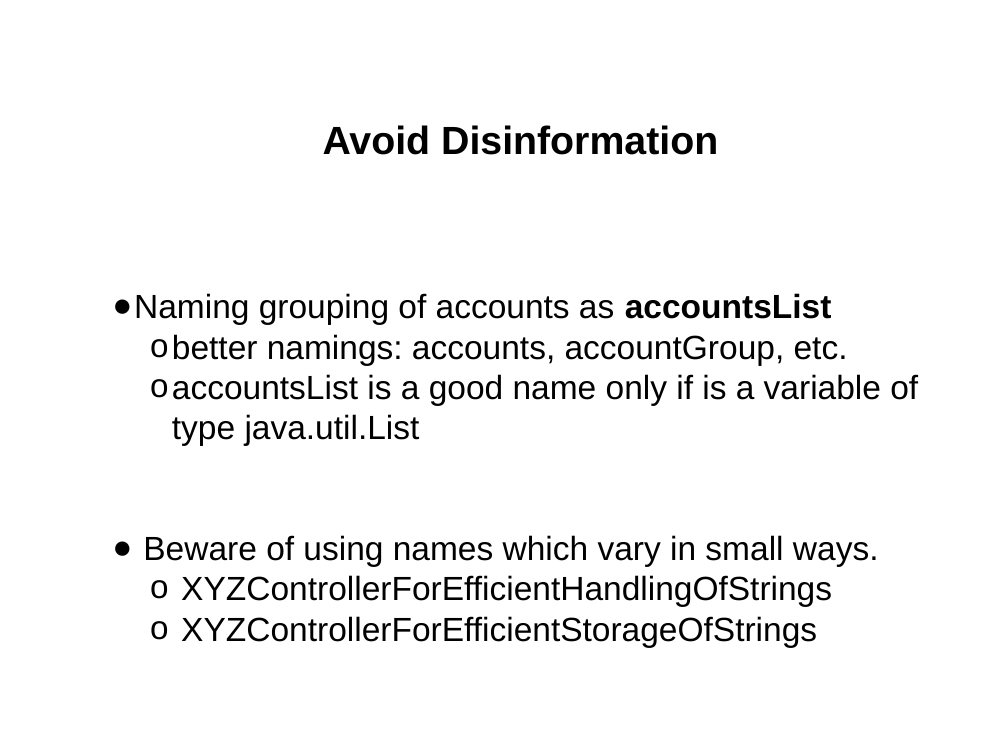
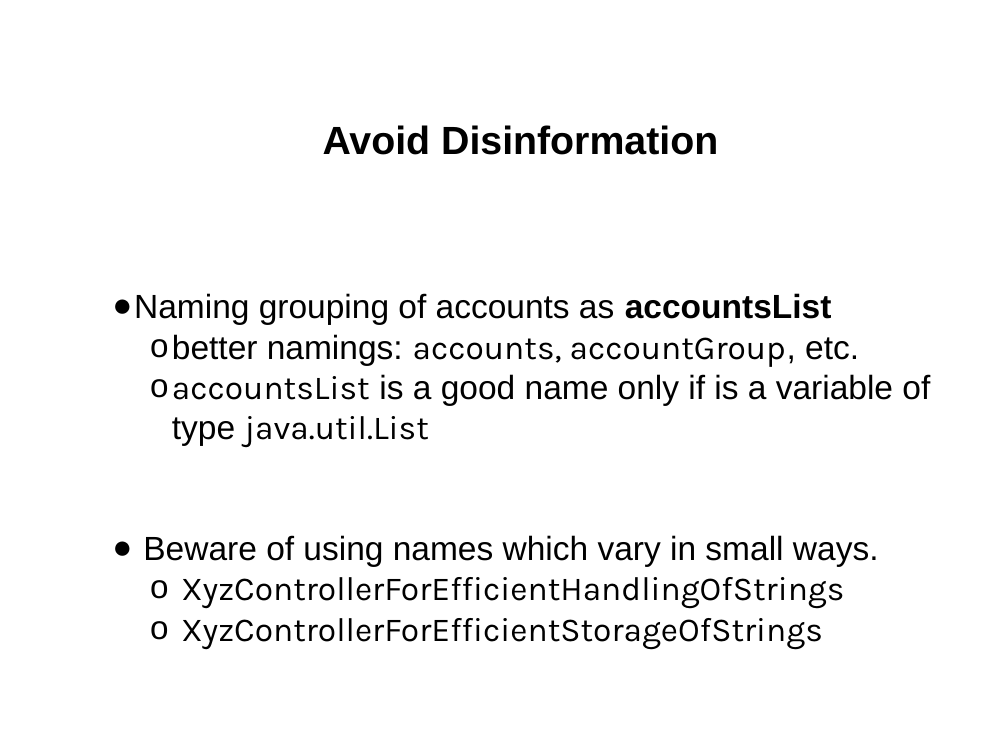
Before and after one commit to cvmocanu/clean-code-presentation, a slide deck: slide 20 of Clean Code.pptx (slide 15 before the commit). Drawn at 1008x756 pixels with LibreOffice and Linux fonts; fonts in the diff are those of the drawing. Boxes give left, top, right and bottom in pixels: in the first picture for what was removed or moved away, otherwise in the second. Text is boxed around its words. In the diff, an @@ line names an element or a change of style, - is before the commit and + after.

```diff
--- a/Clean Code.pptx
+++ b/Clean Code.pptx
@@ text at bbox=[172, 334, 930, 448]: font Arial to Karla in "accounts, accountGroup,", "accountsList java.util.List" @@
@@ text at bbox=[181, 577, 844, 649]: text changed; font Arial to Karla @@
-  o XYZControllerForEfficientHandlingOfStrings
-  o XYZControllerForEfficientStorageOfStrings
+  o XyzControllerForEfficientHandlingOfStrings
+  o XyzControllerForEfficientStorageOfStrings
```
Also in this commit, not shown: 9 other slides changed, 10 slides added.
